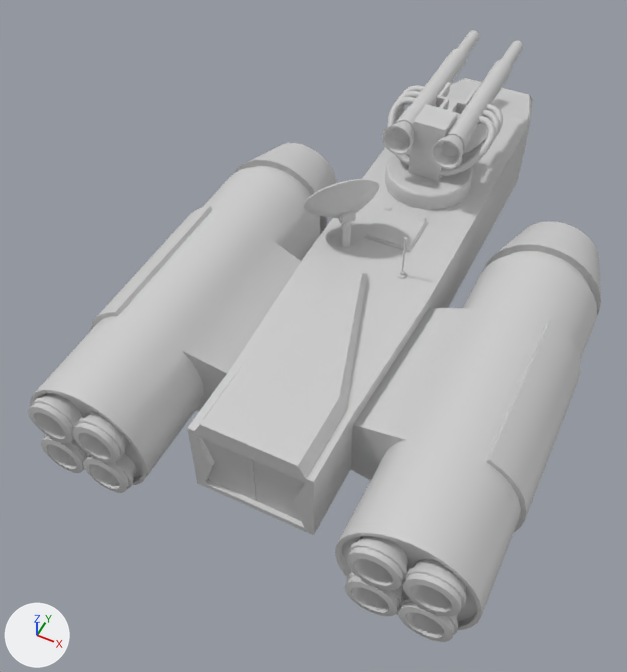
The OBJ model resource/ships/Typ-1/Schiff.obj, before and after one commit.
Both versions are drawn from a 50 mm camera at (5.48, -22.52, 15.42) aimed at (-1.05, -9.47, -0.89). The lights are fixed; the arrows at lower left show +X, +Y and +Z. Where no turn or scale is listed for an object, it has been applied to the vertices.

Names of what the first picture shows: 'Gun', 'Typ_1'.
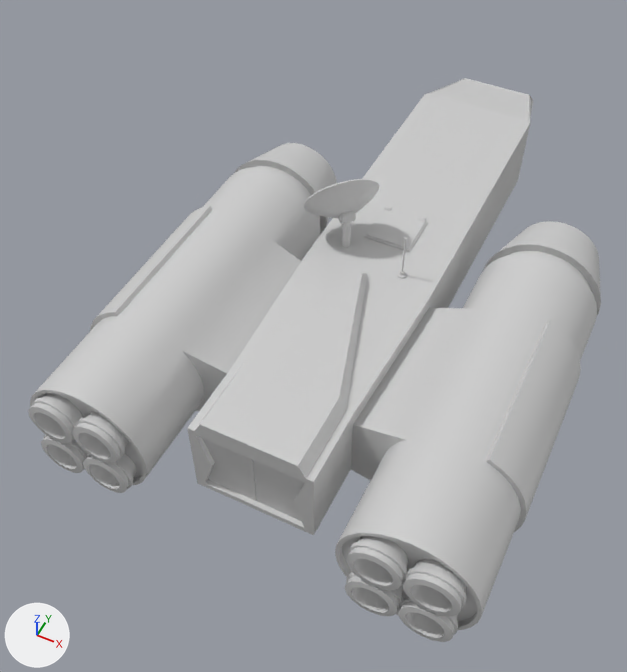
Changed parts and their boxes [x1, y1, x2, y2] in the pictures (627 x 672 px):
'Gun', deleted: before [382, 30, 523, 210]

The change, as a list of edits to the scene's bpy script:
```text
Remove ob_gun:
    ob_gun = bpy.data.objects.new('Gun', me_gun)
    ob_gun.location = (0.0, 0.0, 0.0)
```
